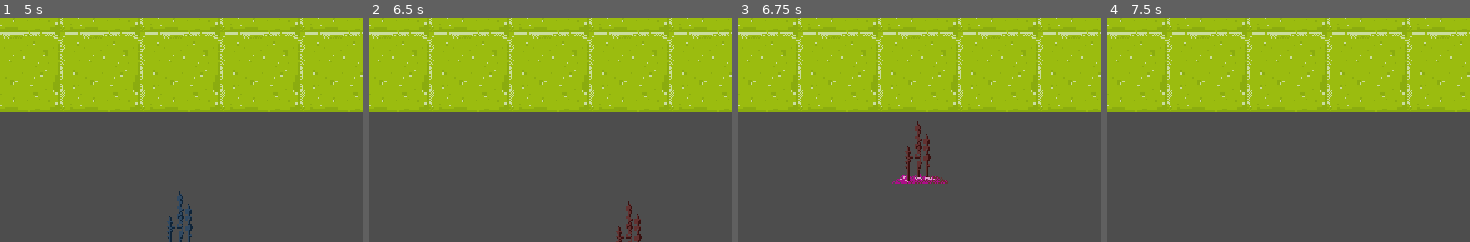
Above: before the commit, frames 1-4 (left to right).
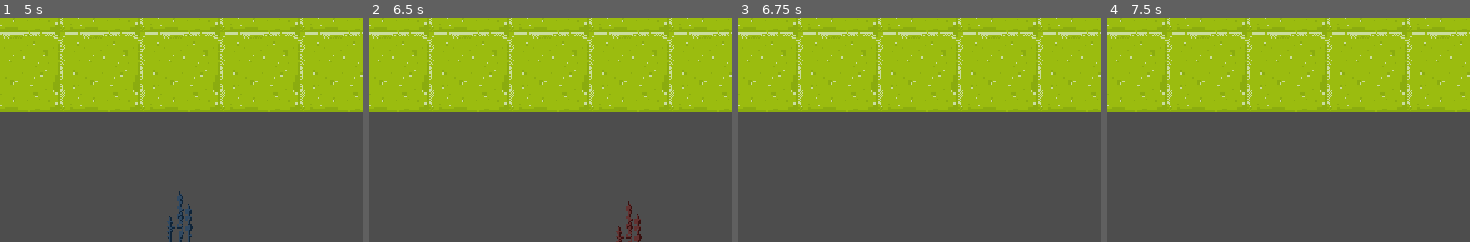
Above: after the commit, the same moments.

Repository: schnuet/ld-54-space-garden
Game: Godot game, scene res://scenes/MainScene.tscn
Same seed, same stepped clock (60 frames per second), same inputs: the game is played once before the commit and once after it.
Inputs (mouse positions are % of the whole screen's width and height, from its top left):
- Up to frame 1 (5 s): tap Enter at 0.5, 2, 3.5 s; move the mouse to (26, 91) at 0.52 s; click (26, 91) at 0.67 s; tap Space at 1.25, 2.75, 4.25 s; move the mouse to (28, 98) at 1.27 s; click (28, 98) at 1.42 s; move the mouse to (39, 91) at 2.02 s; click (39, 91) at 2.17 s; move the mouse to (33, 89) at 2.77 s; click (33, 89) at 2.92 s; move the mouse to (50, 91) at 3.52 s; click (50, 91) at 3.67 s; move the mouse to (61, 98) at 4.27 s; click (61, 98) at 4.42 s
- Up to frame 2 (6.5 s): move the mouse to (62, 91) at 5.02 s; click (62, 91) at 5.17 s; move the mouse to (74, 91) at 5.77 s; click (74, 91) at 5.92 s
- Up to frame 3 (6.75 s): move the mouse to (66, 89) at 6.52 s; click (66, 89) at 6.67 s
- Up to frame 4 (7.5 s): move the mouse to (87, 91) at 7.27 s; click (87, 91) at 7.42 s
The pictures show only the part of the screen within x 47-97%, y 50-100%; the shares and areas given below are measured in that part.

Frames 1-2 are identical in both runs. In frame 3, 1.1% of the frame differs, in the area x 42-58%, y 45-75%; in frame 4, nothing differs.

Commit message:
visible plant icon on placing stuff

Diff:
--- a/scenes/PlantMap/Blocker1.gd
+++ b/scenes/PlantMap/Blocker1.gd
@@ -2,12 +2,3 @@
 
 var width = 2 * 64;
 var height = 3 * 64;
-
-# Called when the node enters the scene tree for the first time.
-func _ready():
-	pass # Replace with function body.
-
-
-# Called every frame. 'delta' is the elapsed time since the previous frame.
-func _process(delta):
-	pass
--- a/scenes/PlantMap/Blocker2.gd
+++ b/scenes/PlantMap/Blocker2.gd
@@ -2,12 +2,3 @@
 
 var width = 2 * 64;
 var height = 2 * 64;
-
-# Called when the node enters the scene tree for the first time.
-func _ready():
-	pass # Replace with function body.
-
-
-# Called every frame. 'delta' is the elapsed time since the previous frame.
-func _process(delta):
-	pass
--- a/scenes/PlantMap/Blocker3.gd
+++ b/scenes/PlantMap/Blocker3.gd
@@ -2,12 +2,3 @@
 
 var width = 3 * 64;
 var height = 2 * 64;
-
-# Called when the node enters the scene tree for the first time.
-func _ready():
-	pass # Replace with function body.
-
-
-# Called every frame. 'delta' is the elapsed time since the previous frame.
-func _process(delta):
-	pass
--- a/scenes/PlantMap/Blocker4.gd
+++ b/scenes/PlantMap/Blocker4.gd
@@ -2,12 +2,3 @@
 
 var width = 3 * 64;
 var height = 1 * 64;
-
-# Called when the node enters the scene tree for the first time.
-func _ready():
-	pass # Replace with function body.
-
-
-# Called every frame. 'delta' is the elapsed time since the previous frame.
-func _process(delta):
-	pass
--- a/scenes/PlantMap/PlantMap.gd
+++ b/scenes/PlantMap/PlantMap.gd
@@ -80,6 +80,12 @@
 		clamp(mouse_tile_pos.x, 0, 17),
 		clamp(mouse_tile_pos.y, 0, 11)
 	);
+
+	if is_cursor_plant_colliding():
+		$BuildCursor.get_child(0).hide();
+	else:
+		$BuildCursor.get_child(0).show();
+
 	$BuildCursor.position = tile_pos * tile_size;
 
 	if is_level_done():
@@ -146,14 +152,14 @@
 
 func is_cursor_plant_colliding() -> bool:
 	var plant_in_cursor = $BuildCursor.get_child(0);
-	if plant_in_cursor == null or not (plant_in_cursor is Plant):
+	if plant_in_cursor == null or not (plant_in_cursor is Area2D):
 		print("no plant in cursor");
 		return false;
 
 	# is place here???
 	var plant_collisions = plant_in_cursor.get_overlapping_areas();
 	for collision in plant_collisions:
-		if collision.is_in_group("plant"):
+		if collision.is_in_group("plant") or collision.is_in_group("blocker"):
 			return true;
 
 	return false;
